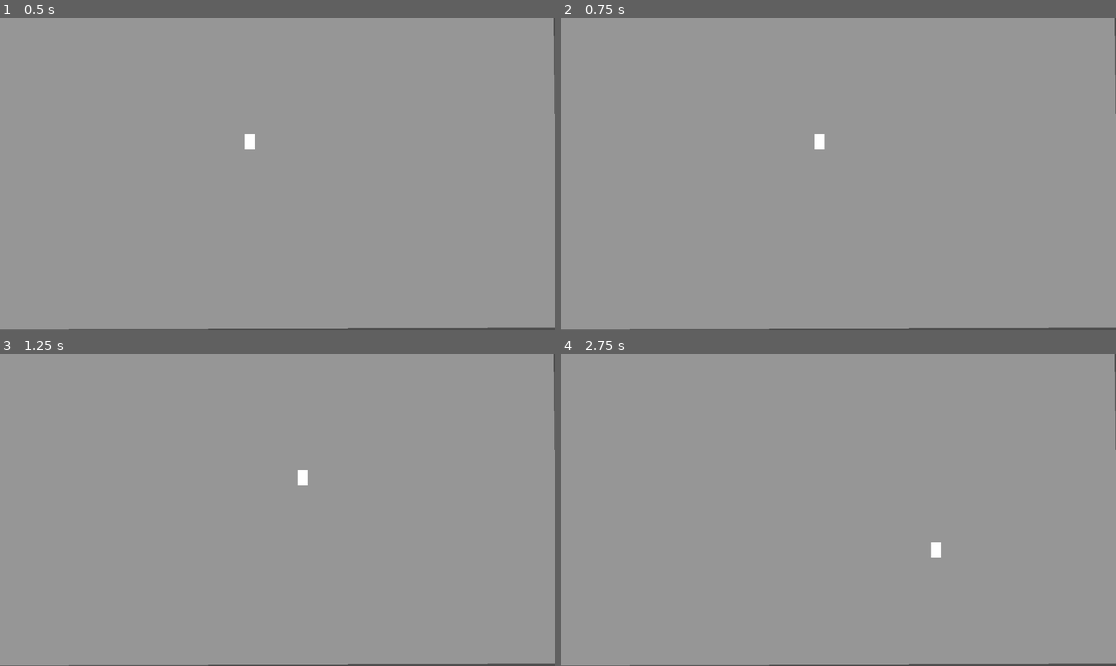
Above: before the commit, frames 1-4 (two rows, left to right).
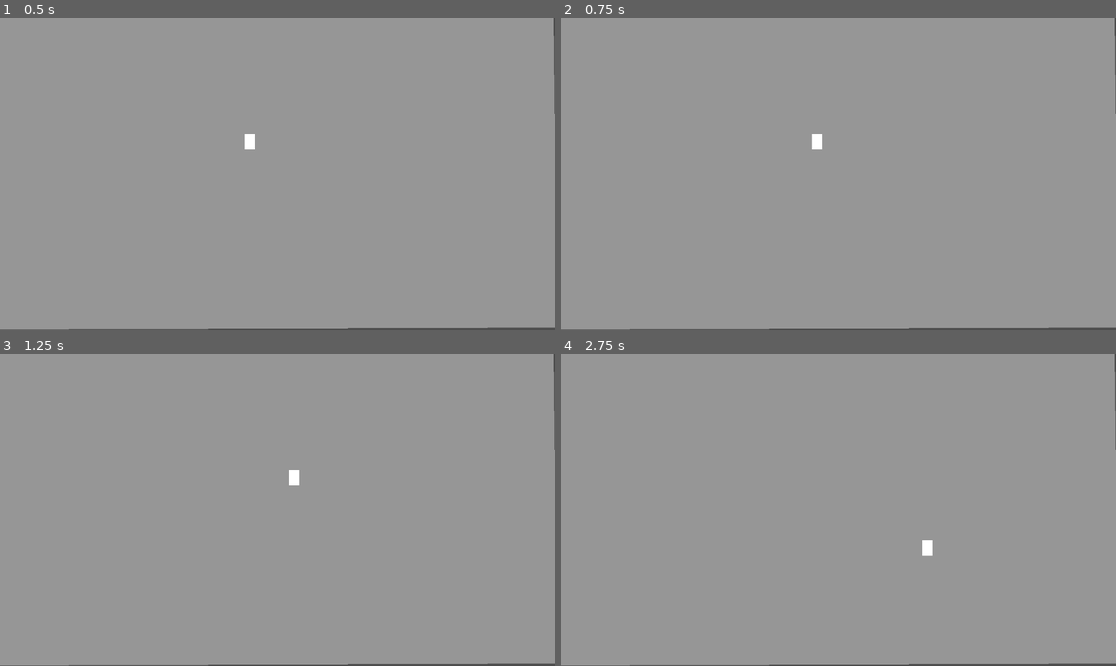
Above: after the commit, the same moments.

Repository: gurs56/PrincessPrettyPants
Game: Godot game, scene res://Assets/scenes/levels/test_level.tscn
Two runs of this game, one before a commit and one after it. Both use one fixed random seed, a clock stepped at 60 frames per second and the inputs below.
Inputs:
- Up to frame 1 (0.5 s): no input
- Up to frame 2 (0.75 s): tap Enter at 0.5 s; hold Right (right) from 0.53 s (still down)
- Up to frame 3 (1.25 s): keep holding Right (right)
- Up to frame 4 (2.75 s): release Right (right) at 1.28 s; hold Down (down) 1.28-2.03 s; hold Right (right) from 2.03 s (still down)

Frame 1 is identical in both runs. In frame 2, less than 0.1% of the frame differs, in the area x 45-48%, y 37-43%; in frame 3, 0.2%; in frame 4, 0.2%, in the area x 65-69%, y 59-66%.

Commit message:
Refactor player movement with accel/decel curves
Replace the old simple Player movement script with a new, refactored Movement.gd that lives at Assets/scripts/Playermovement/Movement.gd and adds separate acceleration/deceleration rates plus curve shaping for smoother feel. Updated Test_Level.tscn to reference the new script and expose tuning values (max_speed, acceleration_rate, deceleration_rate, curve powers) on the Player instance. Player.tscn now contains the previous simple script as an embedded subresource (unchanged in-place), and the old Assets/scripts/player/Movement.gd and its .uid were removed. Also added a .uid for the new script.

Diff:
--- a/princessprettypants/Assets/scenes/levels/test_level.tscn
+++ b/princessprettypants/Assets/scenes/levels/test_level.tscn
@@ -1,6 +1,7 @@
-[gd_scene load_steps=2 format=3 uid="uid://dx6wec82088ud"]
+[gd_scene load_steps=3 format=3 uid="uid://dx6wec82088ud"]
 
 [ext_resource type="PackedScene" uid="uid://do7q38sk5bieq" path="res://Assets/scenes/player/Player.tscn" id="1_oxhw5"]
+[ext_resource type="Script" uid="uid://oi4g05x0cw0m" path="res://Assets/scripts/Playermovement/Movement.gd" id="2_wukkw"]
 
 [node name="Test_Level" type="Node2D"]
 
@@ -10,4 +11,9 @@
 
 [node name="Player" parent="." instance=ExtResource("1_oxhw5")]
 position = Vector2(518, 257)
-friction = 0.515
+script = ExtResource("2_wukkw")
+max_speed = 200.0
+acceleration_rate = 10.0
+deceleration_rate = 14.0
+acceleration_curve_power = 1.5
+deceleration_curve_power = 1.0
--- a/princessprettypants/Assets/scenes/player/Player.tscn
+++ b/princessprettypants/Assets/scenes/player/Player.tscn
@@ -1,11 +1,37 @@
 [gd_scene load_steps=3 format=3 uid="uid://do7q38sk5bieq"]
 
-[ext_resource type="Script" uid="uid://dhny6nfnusany" path="res://Assets/scripts/player/Movement.gd" id="1_kjxbu"]
+[sub_resource type="GDScript" id="GDScript_vpdow"]
+script/source = "extends CharacterBody2D
+
+@export var speed = 200
+@export var friction = 0.01
+@export var acceleration = 0.1
+
+func get_input():
+	var input = Vector2()
+	if Input.is_action_pressed('right'):
+		input.x += 1
+	if Input.is_action_pressed('left'):
+		input.x -= 1
+	if Input.is_action_pressed('down'):
+		input.y += 1
+	if Input.is_action_pressed('up'):
+		input.y -= 1
+	return input
+
+func _physics_process(delta):
+	var direction = get_input()
+	if direction.length() > 0:
+		velocity = velocity.lerp(direction.normalized() * speed, acceleration)
+	else:
+		velocity = velocity.lerp(Vector2.ZERO, friction)
+	move_and_slide()
+"
 
 [sub_resource type="CapsuleShape2D" id="CapsuleShape2D_fvsj2"]
 
 [node name="Player" type="CharacterBody2D"]
-script = ExtResource("1_kjxbu")
+script = SubResource("GDScript_vpdow")
 
 [node name="CollisionShape2D" type="CollisionShape2D" parent="."]
 shape = SubResource("CapsuleShape2D_fvsj2")
--- /dev/null
+++ b/princessprettypants/Assets/scripts/Playermovement/Movement.gd
@@ -0,0 +1,51 @@
+extends CharacterBody2D
+
+# Core movement tuning values.
+# Rates are "how quickly to approach target velocity" (higher = snappier).
+@export var max_speed: float = 200.0
+@export var acceleration_rate: float = 10.0
+@export var deceleration_rate: float = 14.0
+# Curve power shapes the blend weight:
+# 1.0 = linear, >1.0 = gentler start, <1.0 = sharper response.
+@export_range(0.2, 4.0, 0.1) var acceleration_curve_power: float = 1.5
+@export_range(0.2, 4.0, 0.1) var deceleration_curve_power: float = 1.0
+
+
+func get_input() -> Vector2:
+	var input = Vector2()
+	if Input.is_action_pressed("right"):
+		input.x += 1
+	if Input.is_action_pressed("left"):
+		input.x -= 1
+	if Input.is_action_pressed("down"):
+		input.y += 1
+	if Input.is_action_pressed("up"):
+		input.y -= 1
+	# Keep diagonal speed consistent with horizontal/vertical speed.
+	return input
+
+
+func _curve_weight(linear_weight: float, curve_power: float) -> float:
+	# Converts linear blend weight into an eased curve shape.
+	return pow(clamp(linear_weight, 0.0, 1.0), curve_power)
+
+
+func _physics_process(delta: float) -> void:
+	var direction = get_input()
+	var has_input := direction.length() > 0.0
+	# When input exists, we move toward a max-speed vector in that direction.
+	# Otherwise, we move toward zero for smooth stopping.
+	var target_velocity := direction.normalized() * max_speed if has_input else Vector2.ZERO
+
+	# Use separate tuning for speeding up vs slowing down.
+	var rate := acceleration_rate if has_input else deceleration_rate
+	var curve_power := acceleration_curve_power if has_input else deceleration_curve_power
+
+	# Exponential smoothing keeps feel consistent across different frame rates.
+	var linear_weight := 1.0 - exp(-rate * delta)
+	# Apply curve shaping to the smoothing amount for better feel control.
+	var curved_weight := _curve_weight(linear_weight, curve_power)
+	velocity = velocity.lerp(target_velocity, curved_weight)
+
+	# CharacterBody2D applies collision-aware movement with current velocity.
+	move_and_slide()
--- a/princessprettypants/Assets/scripts/player/Movement.gd
+++ /dev/null
@@ -1,25 +0,0 @@
-extends CharacterBody2D
-
-@export var speed = 200
-@export var friction = 0.01
-@export var acceleration = 0.1
-
-func get_input():
-	var input = Vector2()
-	if Input.is_action_pressed('right'):
-		input.x += 1
-	if Input.is_action_pressed('left'):
-		input.x -= 1
-	if Input.is_action_pressed('down'):
-		input.y += 1
-	if Input.is_action_pressed('up'):
-		input.y -= 1
-	return input
-
-func _physics_process(delta):
-	var direction = get_input()
-	if direction.length() > 0:
-		velocity = velocity.lerp(direction.normalized() * speed, acceleration)
-	else:
-		velocity = velocity.lerp(Vector2.ZERO, friction)
-	move_and_slide()
Not shown, added: princessprettypants/Assets/scripts/Playermovement/Movement.gd.uid
Not shown, removed: princessprettypants/Assets/scripts/player/Movement.gd.uid
